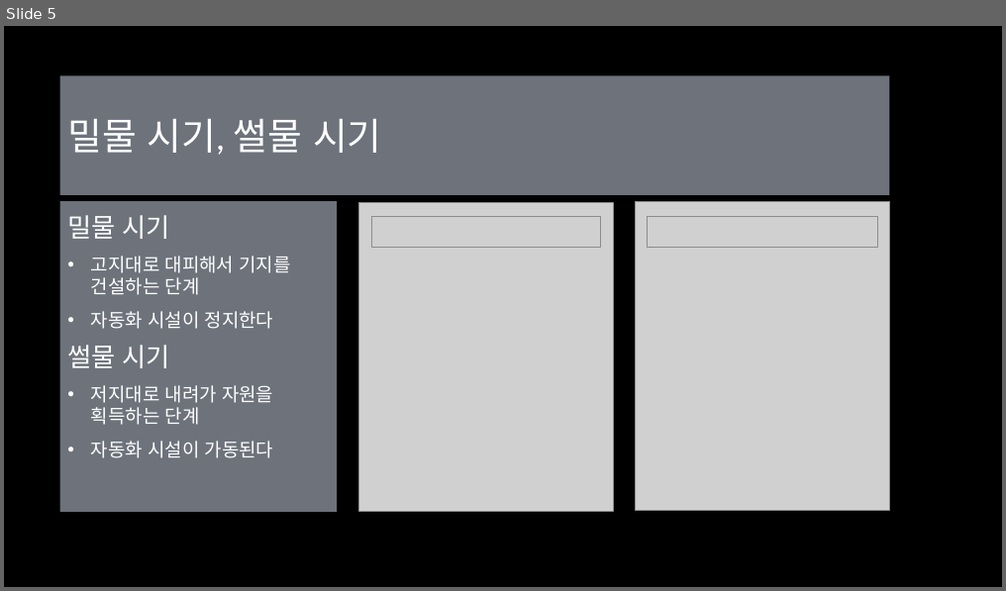
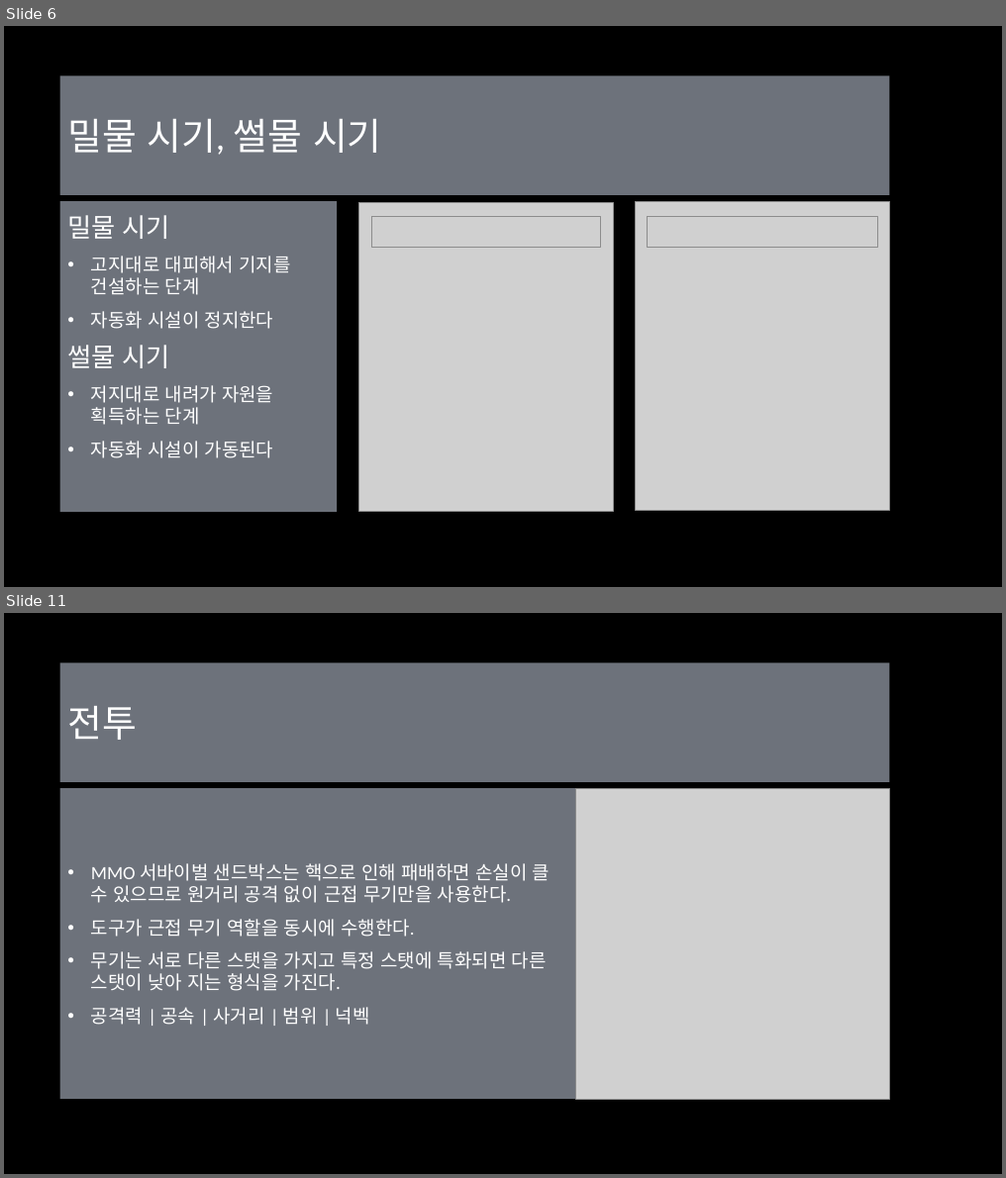
Before and after one commit to Eva-go/Capstone_Project, a slide deck: 문서/마지막 달 조영환,김태현,양영현.pptx. Shown one above the other, each under a label of ours: slide 5 before the commit, slides 6 and 11 after it; the slides between them are not shown. The pictures are 1006x591 and 1006x1178 pixels, drawn with LibreOffice and Linux fonts; fonts in the diff are those of the drawing; grey boxes stand for pictures; background and template pictures are left out. Boxes give left, top, right and bottom in pixels: in the first picture for what was removed or moved away, otherwise in the second. Text is boxed around its words. In the diff, an @@ line names an element or a change of style, - is before the commit and + after.

```diff
--- a/문서/마지막 달 조영환,김태현,양영현.pptx
+++ b/문서/마지막 달 조영환,김태현,양영현.pptx
@@ slide 11 added at [4,613,1002,1174], background picture (left out) @@
@@ title added at [60,663,890,782], fill #DAE5F6 at 50% opacity, 36 pt, text #FFFFFF @@
+전투
@@ text added at [60,788,576,1099], fill #DAE5F6 at 50% opacity, 18 pt, text #FFFFFF @@
+• MMO 서바이벌 샌드박스는 핵으로 인해 패배하면 손실이 클 수 있으므로 원거리 공격 없이 근접 무기만을 사용한다.
+• 도구가 근접 무기 역할을 동시에 수행한다.
+• 무기는 서로 다른 스탯을 가지고 특정 스탯에 특화되면 다른 스탯이 낮아 지는 형식을 가진다.
+• 공격력 | 공속 | 사거리 | 범위 | 넉벡
@@ picture added at [576,788,890,1099] @@
@@ what was slide 5 is now slide 6 @@
```
Also in this commit, not shown: 12 slides changed, 7 other slides added.
